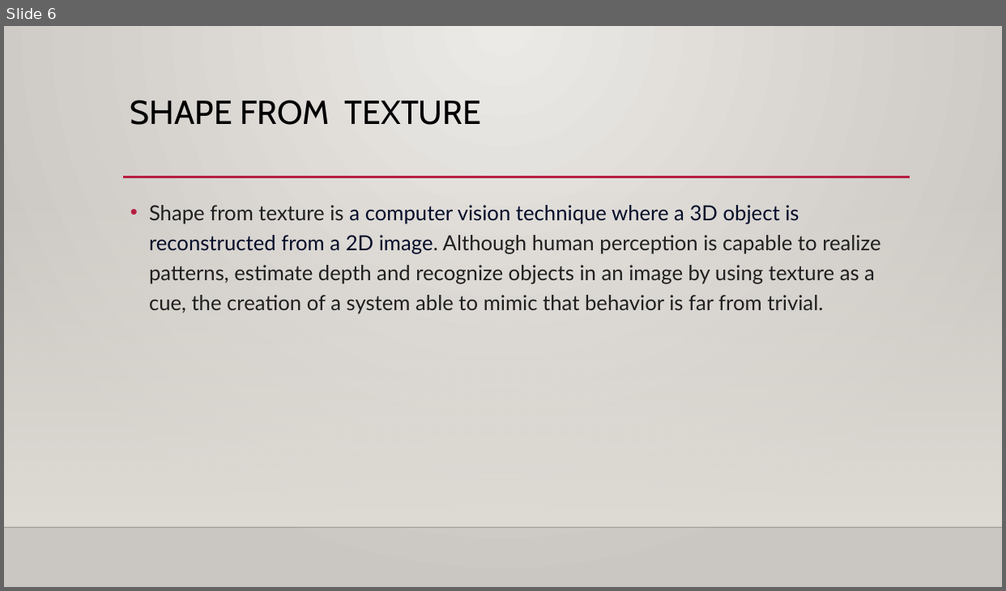
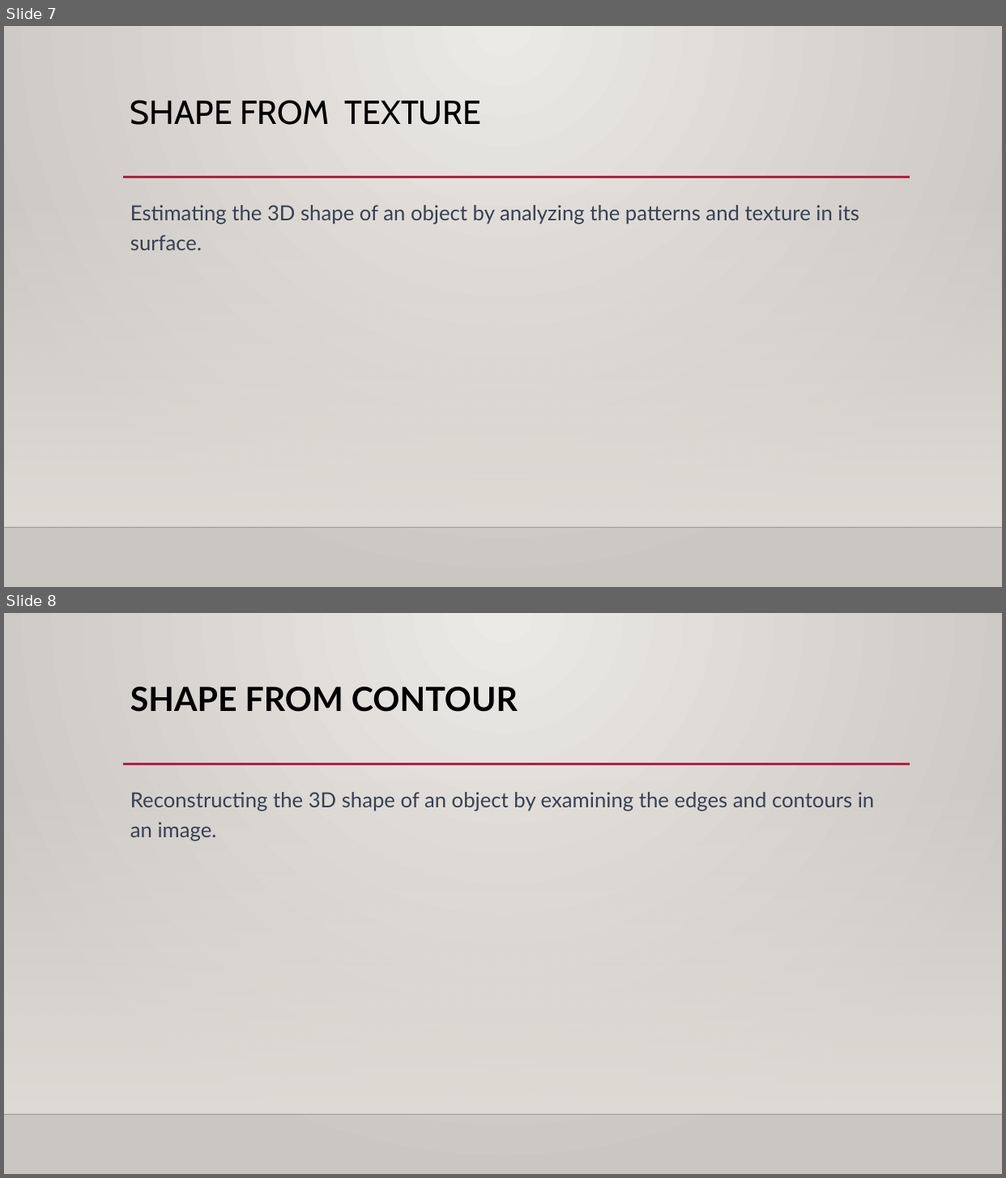
Before and after one commit to SC-One/ShapeFromX_Uni_report, a slide deck: Presentation/ShapeFromX_v1.pptx. Shown one above the other, each under a label of ours: slide 6 before the commit, slides 7 and 8 after it. The pictures are 1006x591 and 1006x1178 pixels, drawn with LibreOffice and Linux fonts; fonts in the diff are those of the drawing; background and template pictures are left out. Boxes give left, top, right and bottom in pixels: in the first picture for what was removed or moved away, otherwise in the second. Text is boxed around its words. In the diff, an @@ line names an element or a change of style, - is before the commit and + after.

```diff
--- a/Presentation/ShapeFromX_v1.pptx
+++ b/Presentation/ShapeFromX_v1.pptx
@@ slide 8 added at (x1=4, y1=613, x2=1002, y2=1174), background gradient #ECEAE7 to #CAC7C1; not listed: 3 template elements that a slide beside it also shows @@
@@ title added at (x1=130, y1=687, x2=518, y2=712), 32 pt, text #000000, bold @@
+SHAPE FROM CONTOUR
@@ text added at (x1=130, y1=792, x2=874, y2=841), 20 pt, text #374151 @@
+Reconstructing the 3D shape of an object by examining the edges and contours in an image.
@@ what was slide 6 is now slide 7 @@
@@ slide 7 changed as well @@
@@ text at (x1=130, y1=205, x2=859, y2=250): text changed; text colour #1F1F1F to #374151 @@
-• Shape from texture is a computer vision technique where a 3D object is reconstructed from a 2D image. Although human perception is capable to realize patterns, estimate depth and recognize objects in an image by using texture as a cue, the creation of a system able to mimic that behavior is far from trivial.
+Estimating the 3D shape of an object by analyzing the patterns and texture in its surface.
```
Also in this commit, not shown: 4 other slides changed, 12 other slides added, 2 slides removed.
